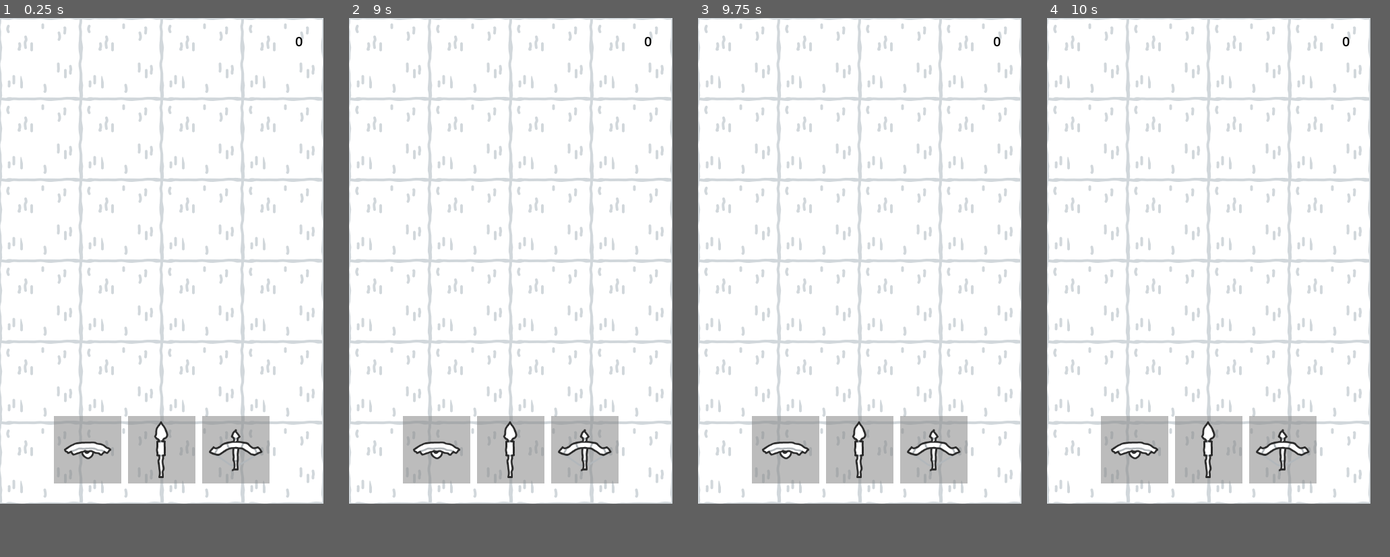
Above: before the commit, frames 1-4 (left to right).
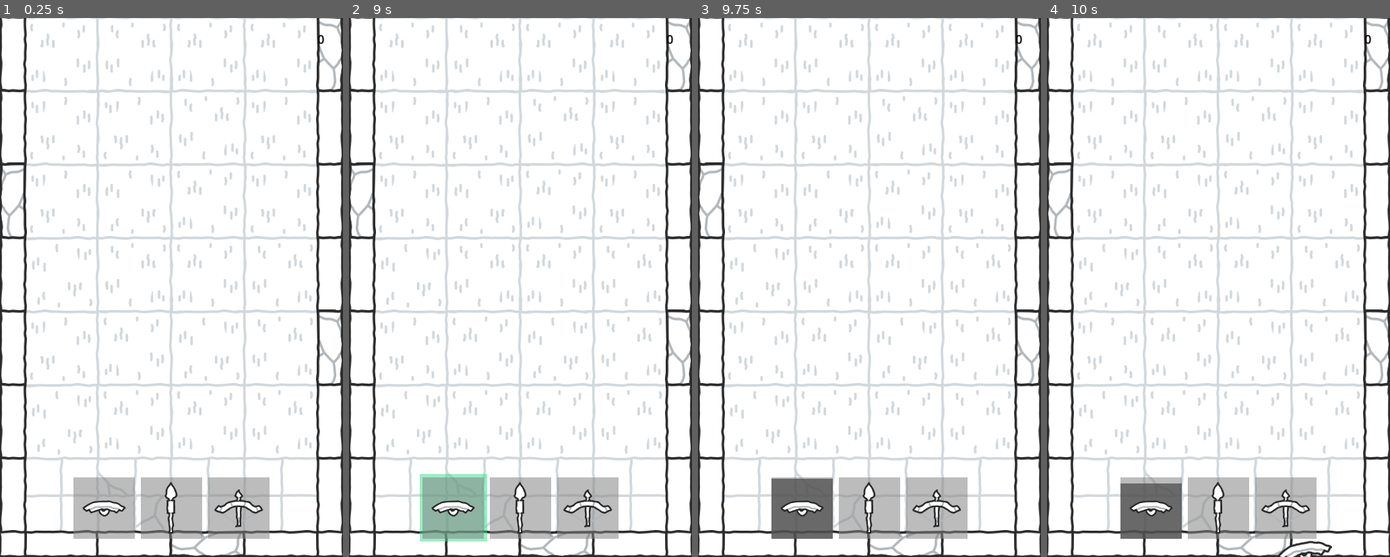
Above: after the commit, the same moments.

Repository: martinboue/ludum-dare-54
Game: Godot game, scene res://src/world.tscn
Same seed, same stepped clock (60 frames per second), same inputs: the game is played once before the commit and once after it.
Inputs (mouse positions are in pixels of both pictures, inside the frame that each line leads up to):
- Up to frame 1 (0.25 s): no input
- Up to frame 2 (9 s): tap Enter at 0.5, 2, 3.5 s; move the mouse to (390, 55) at 0.52 s; click (390, 55) at 0.67 s; tap Space at 1.25, 2.75, 4.25 s; move the mouse to (390, 136) at 1.27 s; click (390, 136) at 1.42 s; move the mouse to (390, 217) at 2.02 s; click (390, 217) at 2.17 s; move the mouse to (390, 303) at 2.77 s; click (390, 303) at 2.92 s; move the mouse to (390, 384) at 3.52 s; click (390, 384) at 3.67 s; move the mouse to (390, 465) at 4.27 s; click (390, 465) at 4.42 s; move the mouse to (469, 55) at 5.02 s; click (469, 55) at 5.17 s; move the mouse to (469, 136) at 5.77 s; click (469, 136) at 5.92 s; move the mouse to (469, 217) at 6.52 s; click (469, 217) at 6.67 s; move the mouse to (469, 303) at 7.27 s; click (469, 303) at 7.42 s; move the mouse to (469, 384) at 8.02 s; click (469, 384) at 8.17 s; move the mouse to (469, 465) at 8.77 s; click (469, 465) at 8.92 s
- Up to frame 3 (9.75 s): move the mouse to (955, 336) at 9.52 s; click (955, 336) at 9.67 s
- Up to frame 4 (10 s): no input
In our replay, the window is 480x720 before the commit and 509x799 after it. These sizes can differ from the game's own. Grey fills any space a smaller window leaves; there, only what the larger window draws over its background counts as a difference.

The runs differ from the first frame. In frame 1, 30% of the frame differs, in the area x 0-100%, y 0-100%; in frame 2, 31%; in frame 3, 30%; in frame 4, 30%.

Commit message:
Change map

Diff:
--- a/project.godot
+++ b/project.godot
@@ -21,8 +21,8 @@
 
 [display]
 
-window/size/viewport_width=480
-window/size/viewport_height=720
+window/size/viewport_width=560
+window/size/viewport_height=880
 window/stretch/mode="canvas_items"
 window/handheld/orientation=1
 
--- a/src/map/map.tscn
+++ b/src/map/map.tscn
@@ -1,13 +1,39 @@
 [gd_scene load_steps=8 format=3 uid="uid://dv8et4lw8l01b"]
 
 [ext_resource type="Script" path="res://src/map/map.gd" id="1_mpcqa"]
-[ext_resource type="Texture2D" uid="uid://co4p55spy3d48" path="res://src/map/cell/enemy_cell.png" id="2_7f7w8"]
 [ext_resource type="Texture2D" uid="uid://ceml4sj83rolb" path="res://src/map/scribbleDungeons_tiles.svg" id="2_m3eul"]
+[ext_resource type="Texture2D" uid="uid://0sf7afvfcet2" path="res://src/map/tiles.png" id="2_tdl4w"]
 
-[sub_resource type="TileSetAtlasSource" id="TileSetAtlasSource_alfh4"]
-texture = ExtResource("2_7f7w8")
+[sub_resource type="TileSetAtlasSource" id="TileSetAtlasSource_qx4rk"]
+texture = ExtResource("2_tdl4w")
 texture_region_size = Vector2i(128, 128)
+0:0/next_alternative_id = 4
 0:0/0 = 0
+0:0/1 = 1
+0:0/1/flip_h = true
+0:0/2 = 2
+0:0/2/flip_v = true
+0:0/3 = 3
+0:0/3/flip_h = true
+0:0/3/flip_v = true
+1:0/0 = 0
+2:0/0 = 0
+3:0/next_alternative_id = 5
+3:0/0 = 0
+4:0/next_alternative_id = 5
+4:0/0 = 0
+4:0/4 = 4
+4:0/4/flip_h = true
+5:0/0 = 0
+6:0/next_alternative_id = 3
+6:0/0 = 0
+6:0/1 = 1
+6:0/1/flip_h = true
+7:0/0 = 0
+8:0/next_alternative_id = 2
+8:0/0 = 0
+8:0/1 = 1
+8:0/1/flip_h = true
 
 [sub_resource type="TileSetAtlasSource" id="TileSetAtlasSource_ebx5w"]
 texture = ExtResource("2_m3eul")
@@ -78,7 +104,7 @@
 [sub_resource type="TileSet" id="TileSet_eo76h"]
 tile_size = Vector2i(120, 120)
 sources/2 = SubResource("TileSetAtlasSource_ebx5w")
-sources/0 = SubResource("TileSetAtlasSource_alfh4")
+sources/1 = SubResource("TileSetAtlasSource_qx4rk")
 
 [sub_resource type="RectangleShape2D" id="RectangleShape2D_irhkd"]
 size = Vector2(480, 30)
@@ -87,16 +113,17 @@
 script = ExtResource("1_mpcqa")
 
 [node name="TileMap" type="TileMap" parent="."]
+position = Vector2(40, 0)
 tile_set = SubResource("TileSet_eo76h")
 format = 2
-layer_0/tile_data = PackedInt32Array(327680, 458754, 0, 327681, 458754, 0, 327682, 458754, 0, 327683, 458754, 0, 262144, 458754, 0, 262145, 458754, 0, 262146, 458754, 0, 262147, 458754, 0, 196611, 458754, 0, 131075, 458754, 0, 65539, 458754, 0, 3, 458754, 0, 2, 458754, 0, 1, 458754, 0, 0, 458754, 0, 65536, 458754, 0, 131072, 458754, 0, 196608, 458754, 0, 196609, 458754, 0, 131073, 458754, 0, 65537, 458754, 0, 65538, 458754, 0, 131074, 458754, 0, 196610, 458754, 0)
+layer_0/tile_data = PackedInt32Array(0, 1, 0, 1, 1, 65536, 2, 1, 0, 65538, 1, 65536, 65539, 1, 131072, 131075, 1, 131072, 131074, 1, 0, 3, 1, 0, 65537, 1, 131072, 65536, 1, 131072, 131072, 1, 131072, 196608, 1, 196608, 196609, 1, 65536, 131073, 1, 196608, 196610, 1, 0, 196611, 1, 65536, 262147, 1, 65536, 262146, 1, 196608, 327682, 1, 0, 327681, 1, 0, 262145, 1, 0, 262144, 1, 131072, 327680, 1, 196608, 327683, 1, 65536, 393216, 65537, 0, 393218, 65537, 0, 393219, 65537, 0, 393217, 131073, 0)
 layer_1/name = ""
 layer_1/enabled = true
 layer_1/modulate = Color(1, 1, 1, 1)
 layer_1/y_sort_enabled = false
 layer_1/y_sort_origin = 0
 layer_1/z_index = 0
-layer_1/tile_data = PackedInt32Array()
+layer_1/tile_data = PackedInt32Array(393215, 262145, 262144, 327679, 262145, 262144, 262143, 262145, 262144, 196607, 393217, 65536, 131071, 262145, 262144, 65535, 262145, 262144, 327684, 262145, 0, 262148, 393217, 0, 196612, 262145, 0, 131076, 262145, 0, 65540, 262145, 0, 4, 393217, 0, 393220, 262145, 0, 458752, 327681, 0, 458753, 327681, 0, 458754, 458753, 0, 458755, 327681, 0, 458751, 262145, 262144, 524287, 524289, 0, 458756, 524289, 65536)
 
 [node name="AllyDespawner" type="Area2D" parent="."]
 collision_layer = 0
--- a/src/units/enemies/shielder/enemy_shielder.tscn
+++ b/src/units/enemies/shielder/enemy_shielder.tscn
@@ -49,6 +49,10 @@
 
 [sub_resource type="RectangleShape2D" id="RectangleShape2D_nmusl"]
 size = Vector2(89.5, 81)
+
+[sub_resource type="StyleBoxFlat" id="StyleBoxFlat_xji2i"]
+resource_local_to_scene = true
+bg_color = Color(0.215686, 0.85098, 0.54902, 1)
 
 [node name="EnemyShielder" type="Node2D" node_paths=PackedStringArray("hurtbox", "enemy_detector", "animation_player")]
 rotation = 3.14159
@@ -108,3 +112,4 @@
 grow_horizontal = 2
 grow_vertical = 2
 rotation = 3.14159
+theme_override_styles/fill = SubResource("StyleBoxFlat_xji2i")
Binary file added: src/map/tiles.png
Not shown, added: src/map/tiles.png.import
Not shown: 1 places in src/units/enemies/shielder/enemy_shielder.tscn that only renumber resources
Not shown, changed: resources/sketchs.afdesign
